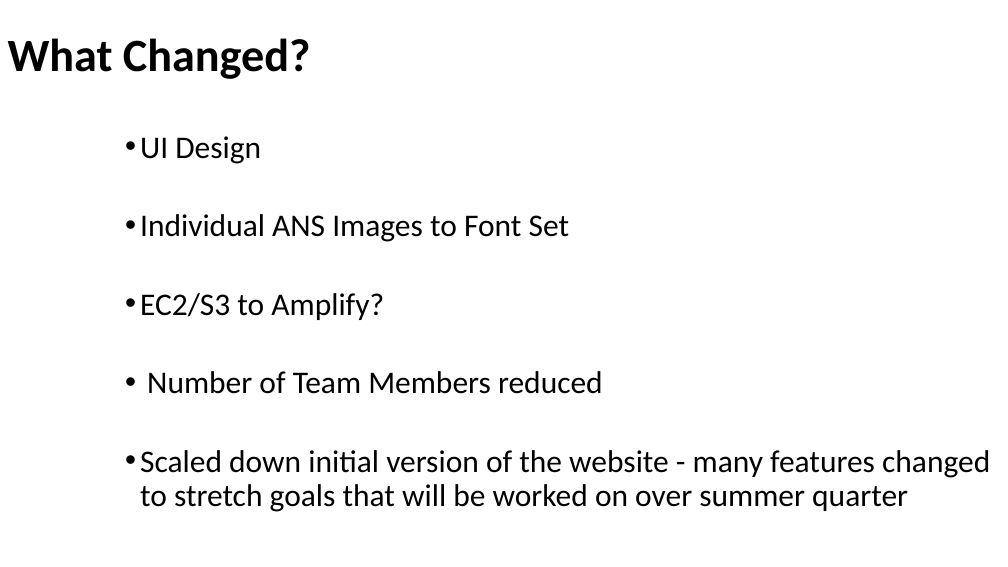
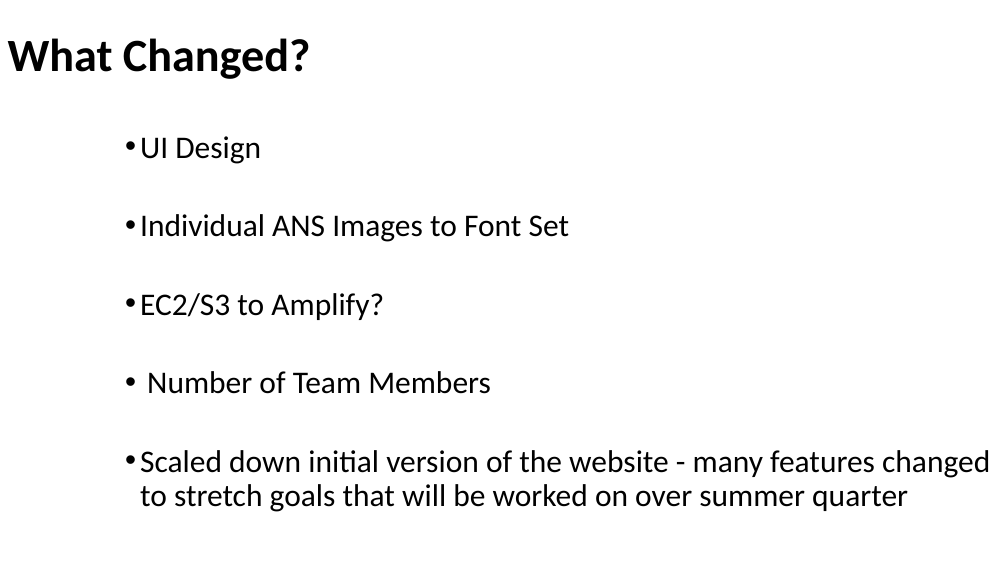
Before and after one commit to kdanedesigns/InclusiveAlphabet, a slide deck: slide 5 of documents/InclusiveAlphabetCapstonePresentation20230613.pptx. Drawn at 1008x567 pixels with LibreOffice and Linux fonts; fonts in the diff are those of the drawing. Boxes give left, top, right and bottom in pixels: in the first picture for what was removed or moved away, otherwise in the second. Text is boxed around its words. In the diff, an @@ line names an element or a change of style, - is before the commit and + after.

```diff
--- a/documents/InclusiveAlphabetCapstonePresentation20230613.pptx
+++ b/documents/InclusiveAlphabetCapstonePresentation20230613.pptx
@@ text at [147,371,491,394]: text changed @@
-  • Number of Team Members reduced
+  • Number of Team Members
```
Also in this commit, not shown: 5 other slides changed, 12 slides added, 1 slide removed.
